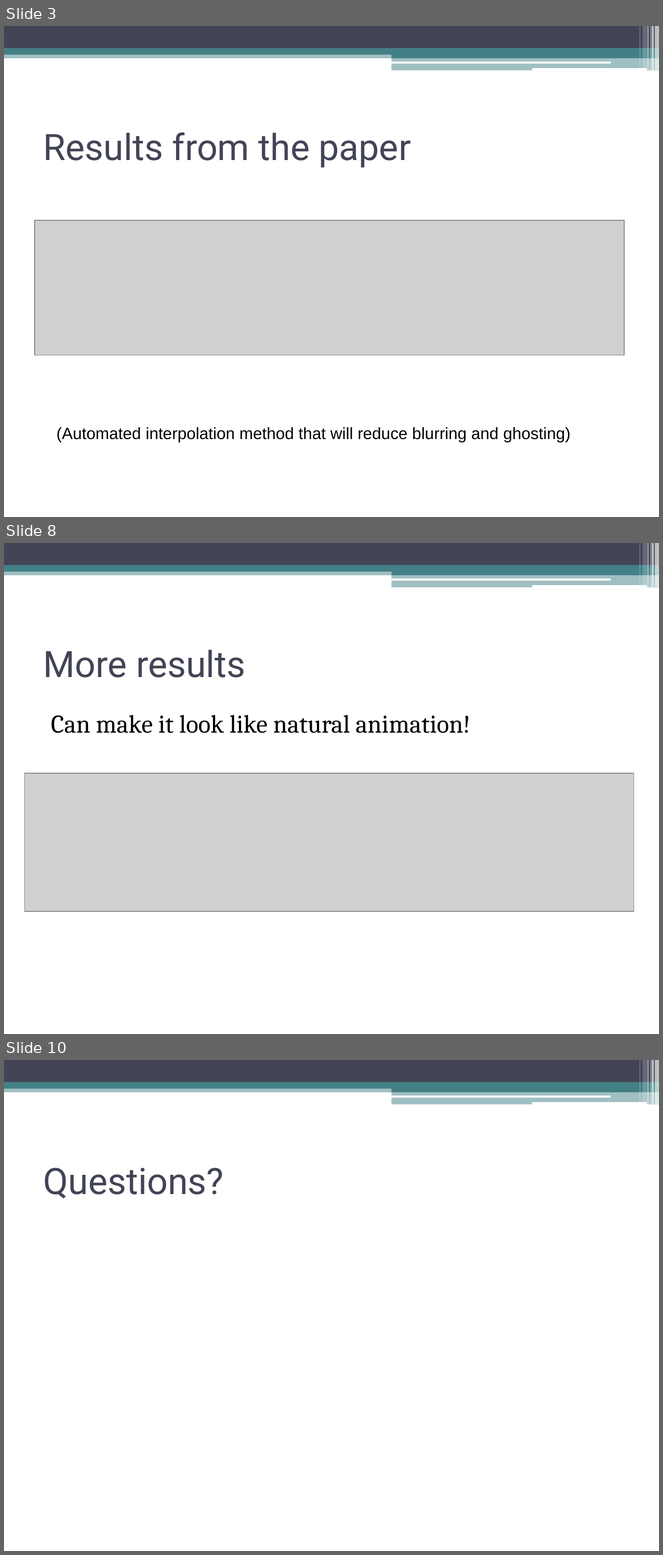
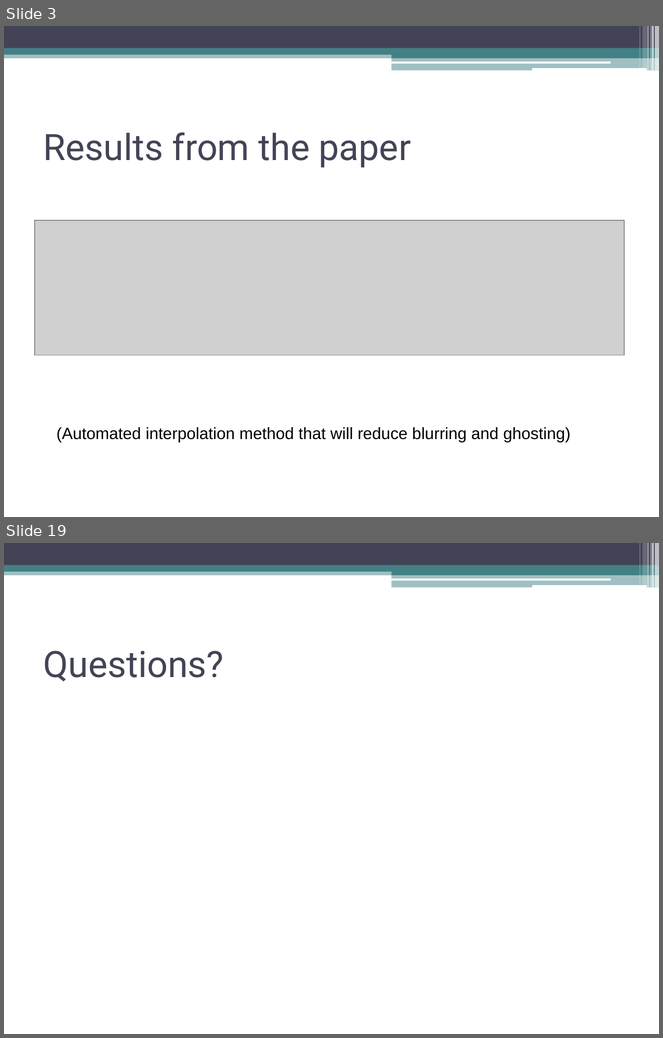
Before and after one commit to tmp0910/hmcinterpolation, a slide deck: FinalPresentation.ppt. Shown one above the other, each under a label of ours: slides 3, 8 and 10 before the commit, slides 3 and 19 after it; the slides between them are not shown. The pictures are 663x1555 and 663x1038 pixels, drawn with LibreOffice and Linux fonts; fonts in the diff are those of the drawing; grey boxes stand for pictures. Boxes give left, top, right and bottom in pixels: in the first picture for what was removed or moved away, otherwise in the second. Text is boxed around its words. In the diff, an @@ line names an element or a change of style, - is before the commit and + after.

```diff
--- a/FinalPresentation.ppt
+++ b/FinalPresentation.ppt
@@ slide 8 removed at bbox=[4, 543, 659, 1034], background #FFFFFF; not listed: 13 template elements that a slide beside it also shows @@
@@ title removed at bbox=[44, 650, 246, 678] @@
-More results
@@ text removed at bbox=[51, 715, 470, 733] @@
-Can make it look like natural animation!
@@ picture removed at bbox=[24, 774, 634, 912] @@
@@ what was slide 10 is now slide 19 @@
```
Also in this commit, not shown: 2 slides changed, 13 slides added, 3 other slides removed, 1 other file.
